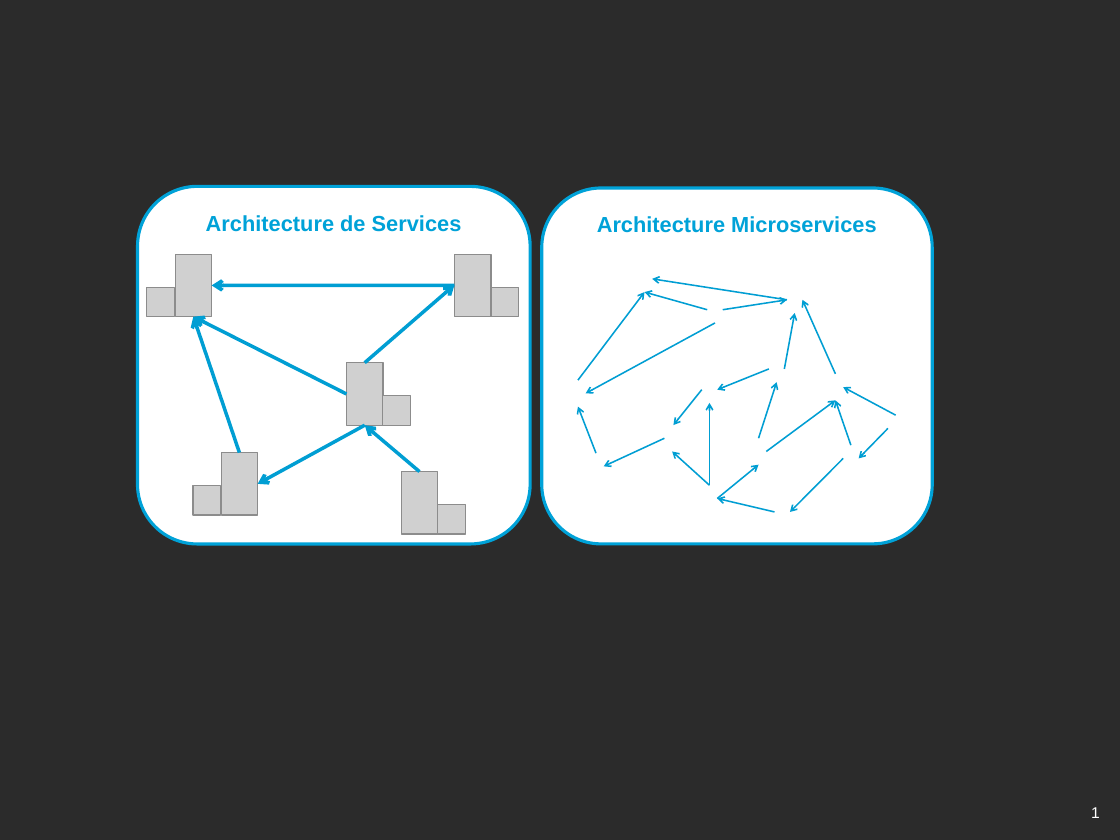
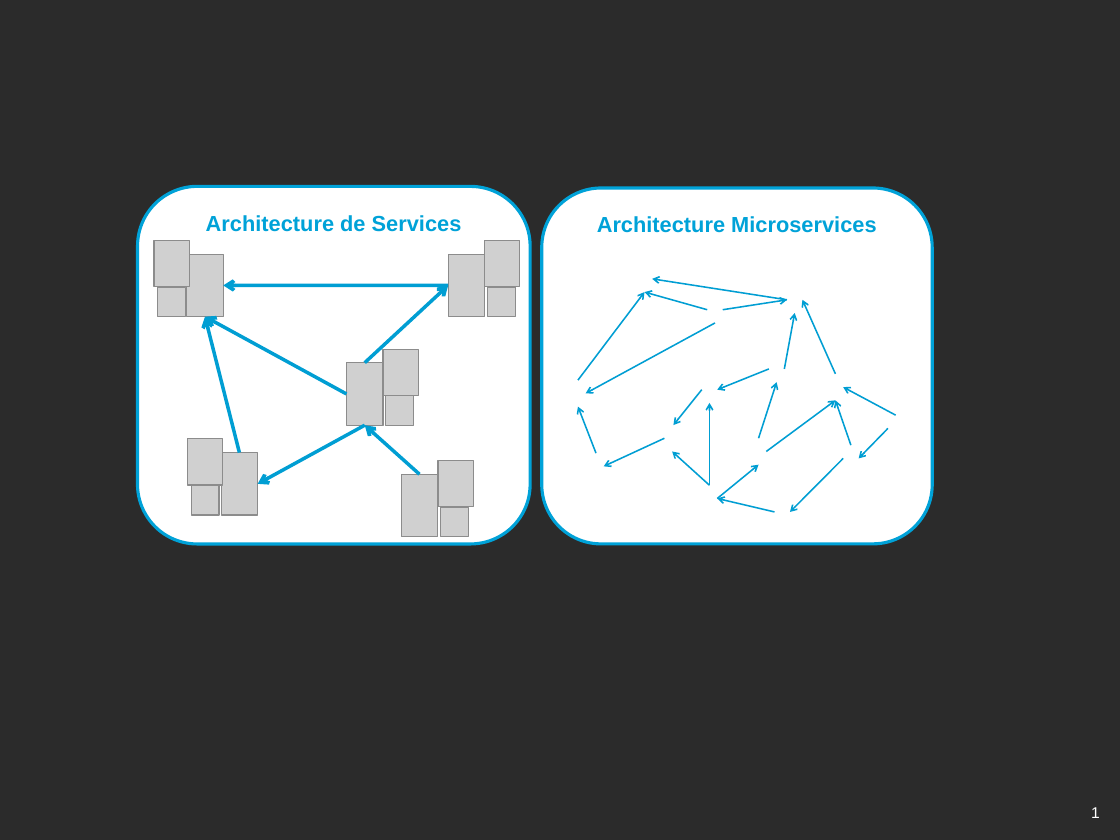
Before and after one commit to archiloque/blog, a slide deck: slide 1 of microservices/illus.pptx. Drawn at 1120x840 pixels with LibreOffice and Linux fonts; fonts in the diff are those of the drawing; grey boxes stand for pictures; background and template pictures are left out; a plain dark background stands for a picture behind light text. Boxes give left, top, right and bottom in pixels: in the first picture for what was removed or moved away, otherwise in the second. Text is boxed around its words. In the diff, an @@ line names an element or a change of style, - is before the commit and + after.

```diff
--- a/microservices/illus.pptx
+++ b/microservices/illus.pptx
@@ picture added at <box>155,241,189,287</box> @@
@@ picture: place and size @@
-picture at <box>175,254,212,317</box>
+picture at <box>187,254,224,317</box>
@@ picture: place and size @@
-picture at <box>455,254,492,317</box>
+picture at <box>448,254,485,317</box>
@@ picture added at <box>485,241,520,287</box> @@
@@ picture: place and size @@
-picture at <box>147,288,175,317</box>
+picture at <box>158,288,186,317</box>
@@ arrow moved from (455, 286) - (212, 286) to (448, 286) - (223, 286) @@
@@ arrow moved from (365, 363) - (455, 284) to (365, 363) - (448, 286) @@
@@ picture: place and size @@
-picture at <box>491,288,519,317</box>
+picture at <box>487,287,515,316</box>
@@ arrow moved from (346, 394) - (194, 317) to (346, 394) - (205, 317) @@
@@ arrow moved from (240, 452) - (194, 317) to (240, 452) - (205, 317) @@
@@ picture added at <box>383,349,418,395</box> @@
@@ picture added at <box>187,439,222,485</box> @@
@@ picture added at <box>438,460,473,506</box> @@
```
Also in this commit, not shown: 1 other file.
